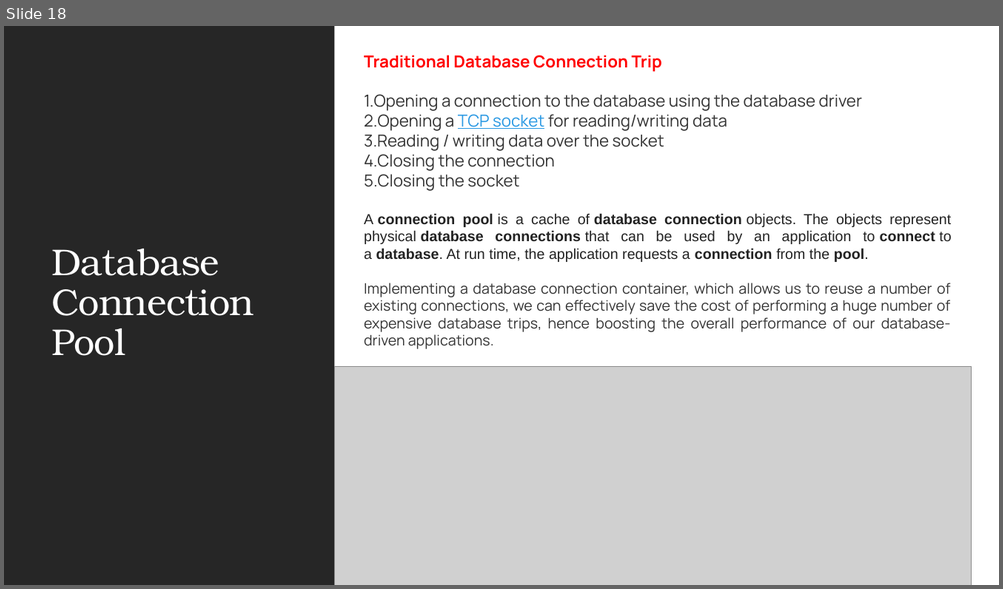
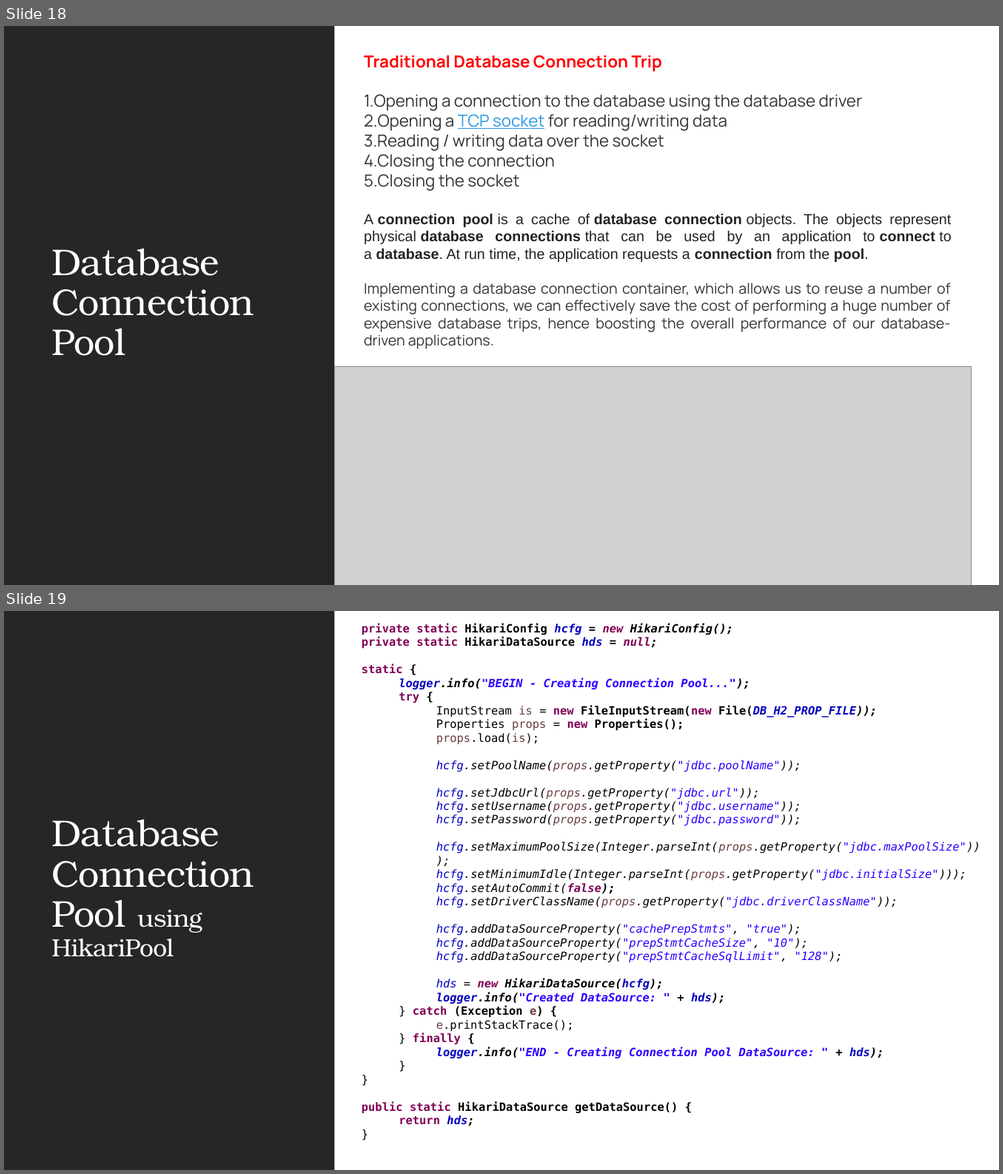
Before and after one commit to JSS-DEVCORE/JdbcExample, a slide deck: docs/JDBC Insights.pptx. Shown one above the other, each under a label of ours: slide 18 before the commit, slides 18 and 19 after it. The pictures are 1003x589 and 1003x1174 pixels, drawn with LibreOffice and Linux fonts; fonts in the diff are those of the drawing; grey boxes stand for pictures. Boxes give left, top, right and bottom in pixels: in the first picture for what was removed or moved away, otherwise in the second. Text is boxed around its words. In the diff, an @@ line names an element or a change of style, - is before the commit and + after.

Commit message:
HikariPool and Guava Cache Examples

```diff
--- a/docs/JDBC Insights.pptx
+++ b/docs/JDBC Insights.pptx
@@ slide 19 added at bbox=[4, 611, 999, 1170], background #FFFFFF; not listed: 1 template element that a slide beside it also shows @@
@@ rectangle added at bbox=[4, 611, 335, 1170], fill #262626 @@
@@ rectangle added at bbox=[5, 611, 999, 1170], fill #FFFFFF @@
@@ text added at bbox=[361, 623, 980, 1127], 11 pt, text #000000, italic @@
+private static HikariConfig hcfg = new HikariConfig();
+private static HikariDataSource hds = null;
+static {
+  logger.info("BEGIN - Creating Connection Pool...");
+  try {
+    InputStream is = new FileInputStream(new File(DB_H2_PROP_FILE));
+    Properties props = new Properties();
+    props.load(is);
+    hcfg.setPoolName(props.getProperty("jdbc.poolName"));
+    hcfg.setJdbcUrl(props.getProperty("jdbc.url"));
+    hcfg.setUsername(props.getProperty("jdbc.username"));
+    hcfg.setPassword(props.getProperty("jdbc.password"));
+    hcfg.setMaximumPoolSize(Integer.parseInt(props.getProperty("jdbc.maxPoolSize")));
+    hcfg.setMinimumIdle(Integer.parseInt(props.getProperty("jdbc.initialSize")));
+    hcfg.setAutoCommit(false);
+    hcfg.setDriverClassName(props.getProperty("jdbc.driverClassName"));
+    hcfg.addDataSourceProperty("cachePrepStmts", "true");
+    hcfg.addDataSourceProperty("prepStmtCacheSize", "10");
+    hcfg.addDataSourceProperty("prepStmtCacheSqlLimit", "128");
+    hds = new HikariDataSource(hcfg);
+    logger.info("Created DataSource: " + hds);
+  } catch (Exception e) {
+    e.printStackTrace();
+  } finally {
+    logger.info("END - Creating Connection Pool DataSource: " + hds);
+  }
+}
+public static HikariDataSource getDataSource() {
+  return hds;
+}
@@ title added at bbox=[51, 820, 254, 957], 36 pt, text #FFFFFF @@
+Database
+Connection Pool using HikariPool
```
Also in this commit, not shown: 8 slides changed, 12 other files.
